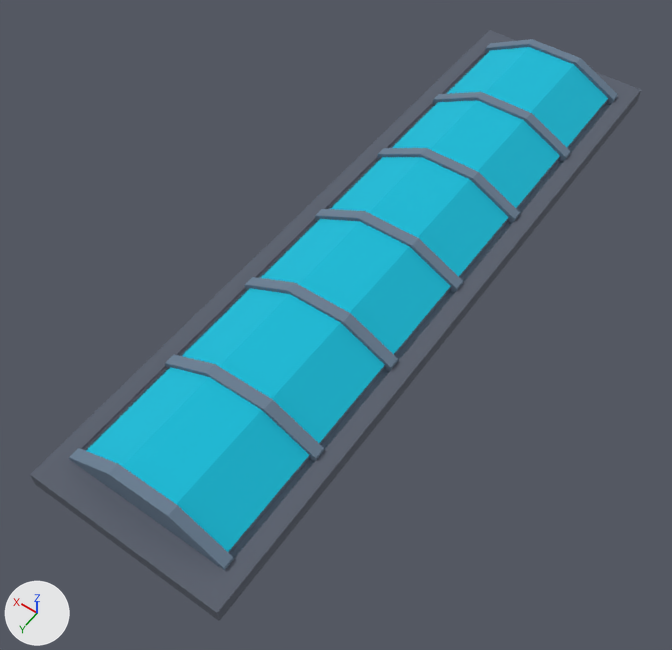
What one commit did to the FBX model Assets/Art/Asset/Map/Props/NeonB.fbx.
Both versions are drawn from a 50 mm camera at (-0.329, 0.548, 0.705) aimed at (0.005, 0.081, -0.029). Arrows for +X, +Y and +Z are at lower left; the lights stay in place. The older version comes first.

Script lines for the objects in view, before the commit:
```python
me_cube_109 = bpy.data.meshes.new('Cube.109')
me_cube_109.from_pydata(...)  # 192 vertices, 167 faces; spans x -0.102..0.102, y -0.385..0.385, z -0.004..0.044
me_cube_109.materials.append(mat_plalette)  # picture img_palette_polygon_scifi_16x16_png
ob_neona = bpy.data.objects.new('NeonA', me_cube_109)
ob_neona.location = (0.0, 0.0, 0.0)
```
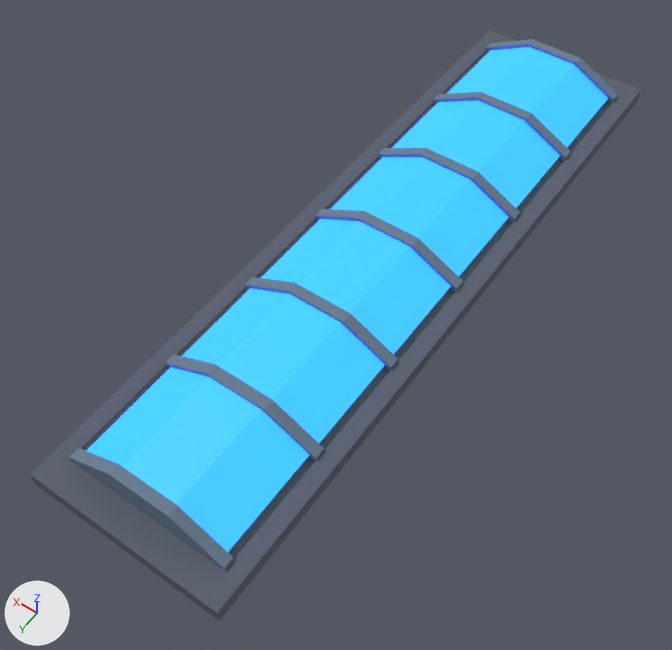
Edits to the bpy script that builds the scene:
```text
Add mat_emmisivebleu:
    mat_emmisivebleu = principled_material('emmisiveBleu')
    mat_emmisivebleu.base_color = (0.00373, 0.296, 0.8)  # blue #0c94e7
    mat_emmisivebleu.emission_color = (0.00866, 0.0731, 0.724)  # blue #174cdd
    mat_emmisivebleu.emission_strength = 4.9
Change me_cube_109:
    where me_cube_109.from_pydata(...)  # 192 vertices, 167 faces; spans x -0.102..0.102, y -0.385..0.385, z -0.004..0.044
    used by ob_neona; location = (0.0, 0.0, 0.0)
    me_cube_109 part 1: all 18 faces centred in x -0.054..0.054, y -0.29..0.29, z 0.029..0.041 switch from mat_plalette (picture img_palette_polygon_scifi_16x16_png) to mat_emmisivebleu (blue #0c94e7, glowing blue #174cdd)
```

Pixel boxes (x1, y1, x2, y2) of what changed, in the pictures (672 x 650 px):
part 1 of me_cube_109, recoloured (cyan to blue)
    both: (86, 47, 608, 552)
